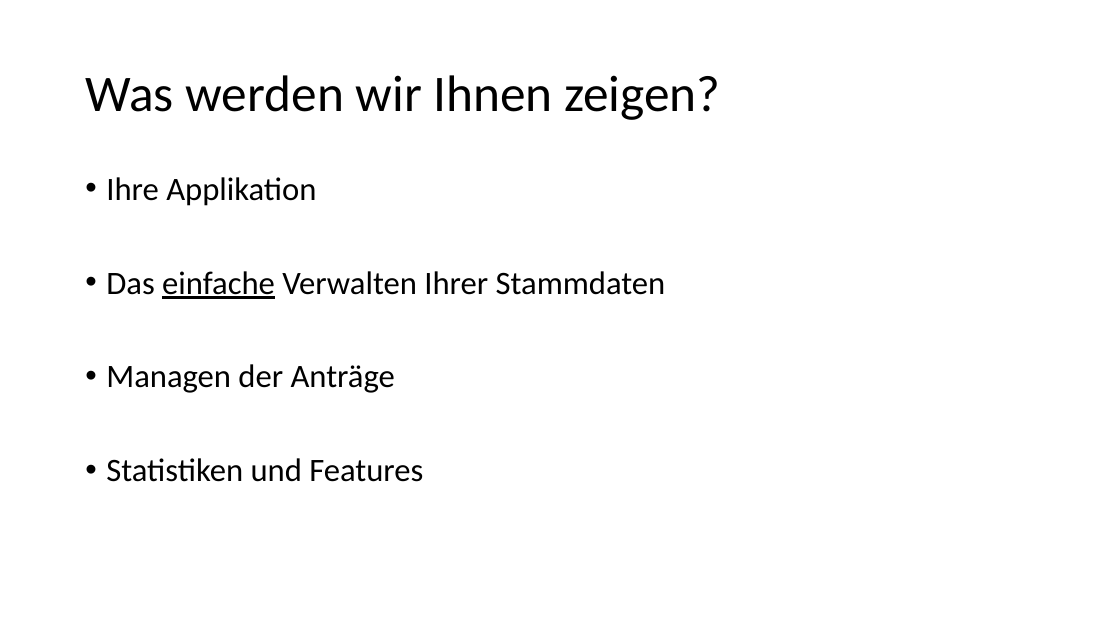
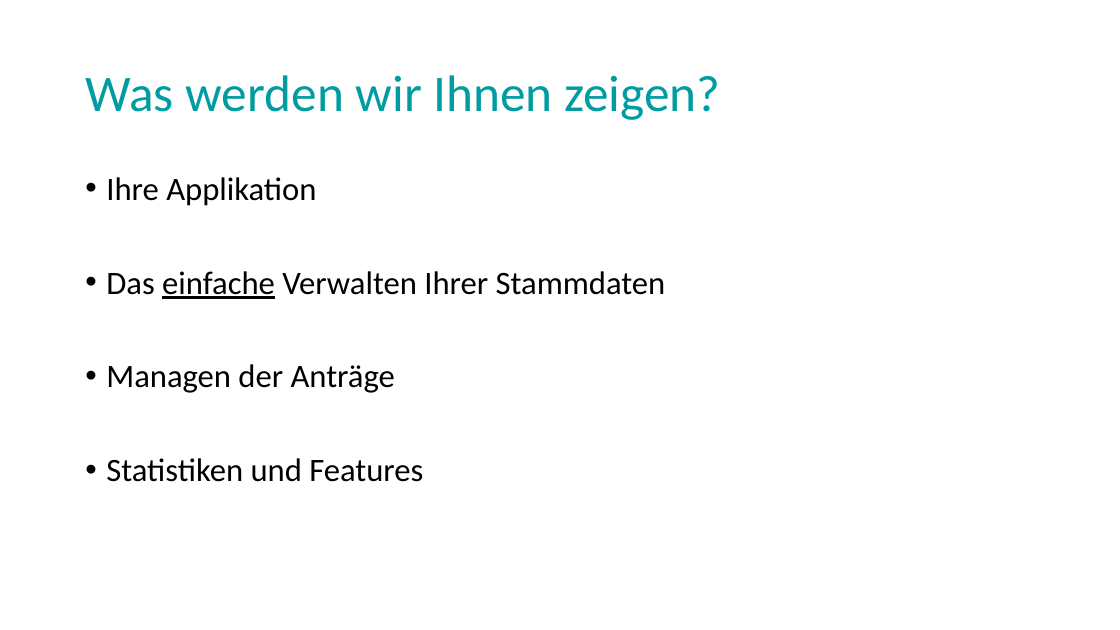
Before and after one commit to Masterarth/PM, a slide deck: slide 9 of documents/projectmanagement/Praesentationen/Abschlusspräsentation_v2.pptx. Drawn at 1120x630 pixels with LibreOffice and Linux fonts; fonts in the diff are those of the drawing. Boxes give left, top, right and bottom in pixels: in the first picture for what was removed or moved away, otherwise in the second. Text is boxed around its words. In the diff, an @@ line names an element or a change of style, - is before the commit and + after.

```diff
--- a/documents/projectmanagement/Praesentationen/Abschlusspräsentation_v2.pptx
+++ b/documents/projectmanagement/Praesentationen/Abschlusspräsentation_v2.pptx
@@ title "Was werden wir Ihnen zeigen?" at [85, 75, 720, 120]: text colour #000000 to #009CA2 @@
```
Also in this commit, not shown: 3 other slides changed.
